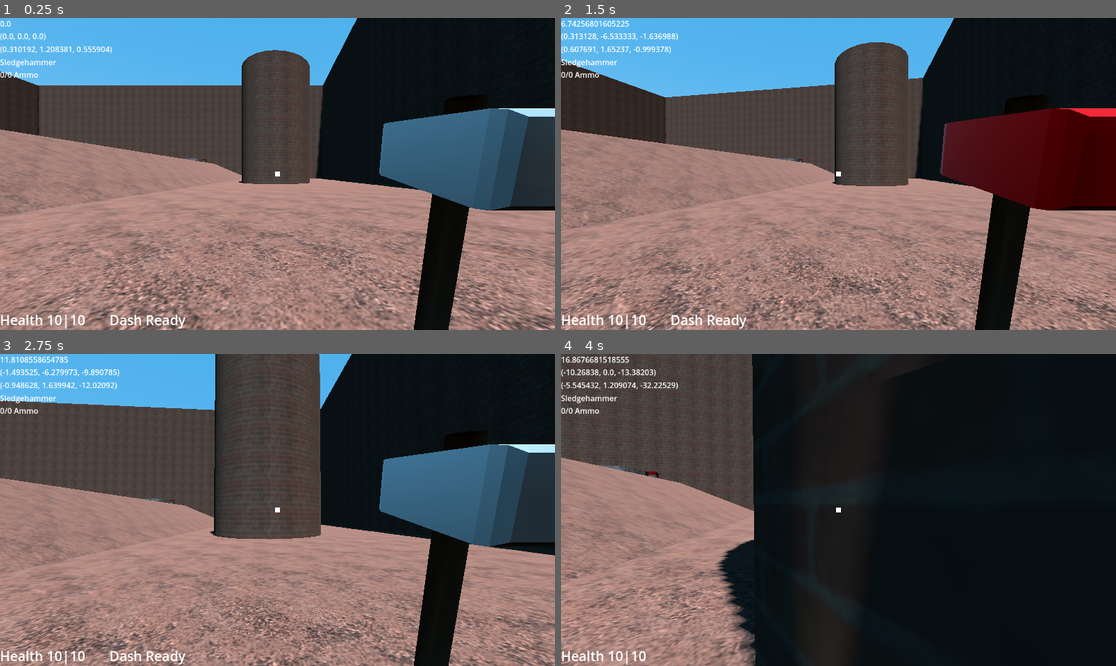
Above: before the commit, frames 1-4 (two rows, left to right).
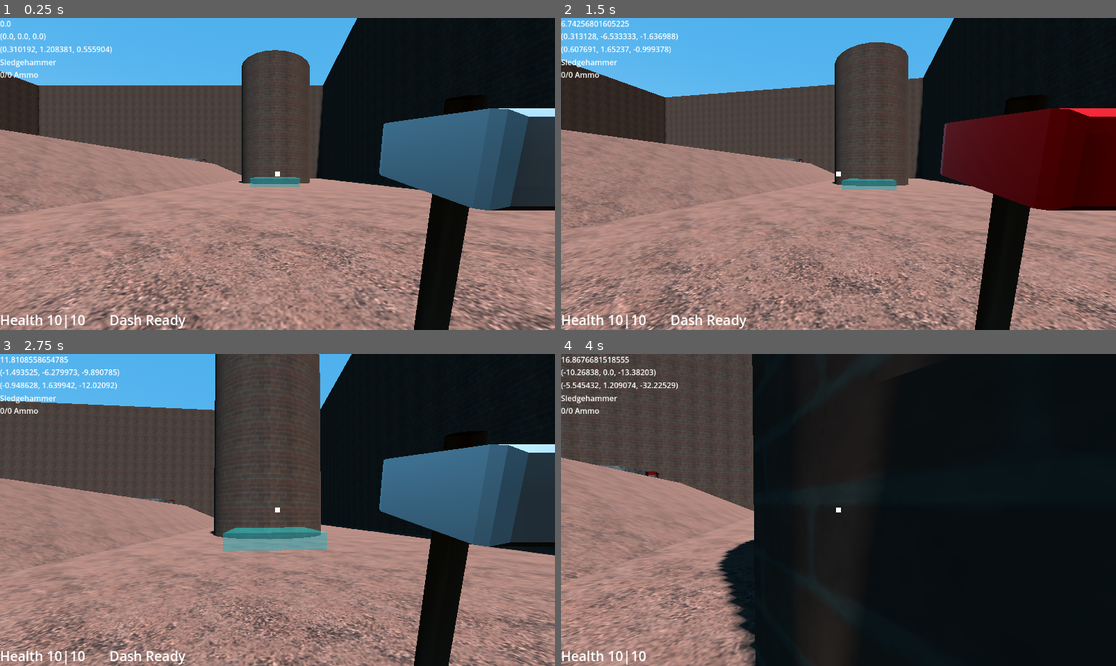
Above: after the commit, the same moments.

Repository: Wlopez2002/FPSGame
Game: Godot game, scene res://Levels/TestMain.tscn
Two runs of this game, one before a commit and one after it. Both use one fixed random seed, a clock stepped at 60 frames per second and the inputs below. Sound files missing from this copy of the repository are replaced by a short silence.
Inputs (mouse positions are in pixels of both pictures, inside the frame that each line leads up to):
- Up to frame 1 (0.25 s): no input
- Up to frame 2 (1.5 s): tap Enter at 0.5 s; move the mouse to (866, 174) at 0.52 s; hold Space (MoveJump) 0.53-1.28 s; hold W (MoveForward) from 0.53 s (still down); move the mouse to (810, 174) at 1.27 s; click (810, 174) at 1.35 s
- Up to frame 3 (2.75 s): keep holding W (MoveForward); tap Space (MoveJump) at 1.52, 1.55, 1.82, 2.3 s; move the mouse to (288, 503) at 2.02 s; hold Ctrl (MoveCrouch) from 2.03 s (still down)
- Up to frame 4 (4 s): keep holding W (MoveForward); move the mouse to (832, 516) at 2.77 s; release Ctrl (MoveCrouch) at 2.78 s; tap Shift (MoveDash) at 2.85 s; tap Space (MoveJump) at 3.02, 3.05, 3.32 s; move the mouse to (877, 513) at 3.52 s; hold Space (MoveJump) from 3.53 s (still down)

The runs differ from the first frame. In frame 1, 0.3% of the frame differs, in the area x 45-55%, y 51-55%; in frame 2, 0.3%; in frame 3, 1.3%, in the area x 40-59%, y 55-64%; in frame 4, nothing differs.

Commit message:
worked on swiming

Diff:
--- a/Levels/TestMain.tscn
+++ b/Levels/TestMain.tscn
@@ -46,6 +46,17 @@
 transparency = 1
 albedo_color = Color(0, 0, 1, 0.5019608)
 
+[sub_resource type="BoxShape3D" id="BoxShape3D_xfrt1"]
+size = Vector3(6, 1, 6)
+
+[sub_resource type="StandardMaterial3D" id="StandardMaterial3D_tlhpo"]
+transparency = 1
+albedo_color = Color(0, 1, 1, 0.43529412)
+
+[sub_resource type="BoxMesh" id="BoxMesh_f4ln3"]
+material = SubResource("StandardMaterial3D_tlhpo")
+size = Vector3(6, 1, 6)
+
 [sub_resource type="StandardMaterial3D" id="StandardMaterial3D_aurg5"]
 albedo_texture = ExtResource("6_pru73")
 metallic = 1.0
@@ -55,17 +66,6 @@
 uv1_world_triplanar = true
 stencil_flags = 2
 
-[sub_resource type="BoxShape3D" id="BoxShape3D_xfrt1"]
-size = Vector3(6, 1, 6)
-
-[sub_resource type="StandardMaterial3D" id="StandardMaterial3D_tlhpo"]
-transparency = 1
-albedo_color = Color(0, 1, 1, 0.43529412)
-
-[sub_resource type="BoxMesh" id="BoxMesh_f4ln3"]
-material = SubResource("StandardMaterial3D_tlhpo")
-size = Vector3(6, 1, 6)
-
 [sub_resource type="BoxShape3D" id="BoxShape3D_nvuov"]
 size = Vector3(6.703186, 8.758728, 1)
 
@@ -206,6 +206,16 @@
 sides = 24
 material = SubResource("StandardMaterial3D_f4ln3")
 
+[node name="ForcePushArea" parent="Stage/WaterTower" unique_id=1504271704 instance=ExtResource("7_5yodq")]
+transform = Transform3D(0.9999998, 0, 0, 0, 0.9999998, 0, 0, 0, 1, 0, -8.542331, 8.867851)
+acceleration = Vector3(0, 3, 0)
+
+[node name="CollisionShape3D" type="CollisionShape3D" parent="Stage/WaterTower/ForcePushArea" unique_id=1635582768]
+shape = SubResource("BoxShape3D_xfrt1")
+
+[node name="MeshInstance3D" type="MeshInstance3D" parent="Stage/WaterTower/ForcePushArea" unique_id=994337488]
+mesh = SubResource("BoxMesh_f4ln3")
+
 [node name="building" type="Node3D" parent="Stage" unique_id=704143688]
 transform = Transform3D(1, 0, 0, 0, 1, 0, 0, 0, 1, 0, -0.5, 0)
 
@@ -288,7 +298,7 @@
 size = Vector3(11.473145, 0.18, 58.679)
 material = SubResource("StandardMaterial3D_aurg5")
 
-[node name="ForcePushArea" parent="Stage/catwalk2" unique_id=1504271704 instance=ExtResource("7_5yodq")]
+[node name="ForcePushArea" parent="Stage/catwalk2" unique_id=2034395081 instance=ExtResource("7_5yodq")]
 transform = Transform3D(0.9999998, 0, 0, 0, 0.9999998, 0, 0, 0, 1, 0, -13.291829, -32.426865)
 acceleration = Vector3(0, 3, 0)
 
@@ -401,7 +411,6 @@
 
 [node name="Player" parent="." unique_id=420592935 instance=ExtResource("8_e47tw")]
 transform = Transform3D(1, 0, 0, 0, 1, 0, 0, 0, 1, 0.310192, 1.1725054, 0.55590415)
-maxDoubleJumps = null
 
 [node name="DirectionalLight3D" type="DirectionalLight3D" parent="." unique_id=1368498724]
 transform = Transform3D(0.7410077, -0.6679749, 0.06868401, 0.078202605, 0.18743415, 0.9791592, -0.6669274, -0.72019315, 0.19112751, -26.08015, 103.100296, 59.58174)
--- a/Player/Player.tscn
+++ b/Player/Player.tscn
@@ -14,19 +14,24 @@
 [ext_resource type="AudioStream" uid="uid://c3qlj3yaf2gs7" path="res://Resources/Sounds/MovementSounds/Run loop short.wav" id="10_v0k0e"]
 [ext_resource type="AudioStream" uid="uid://8cj1xhojt87b" path="res://Resources/Sounds/MovementSounds/slide.wav" id="11_v0k0e"]
 [ext_resource type="AudioStream" uid="uid://c3x1n3yfalxma" path="res://Resources/Sounds/MovementSounds/646661__sounddesignforyou__landing-on-the-ground-1.wav" id="13_p7tob"]
+[ext_resource type="AudioStream" uid="uid://hx6mmic35poj" path="res://Resources/Sounds/MovementSounds/enterWater.wav" id="15_7v5gs"]
+[ext_resource type="AudioStream" uid="uid://biaj50dy7vgw1" path="res://Resources/Sounds/MovementSounds/exitWater.wav" id="16_8sa4y"]
 
 [sub_resource type="CapsuleShape3D" id="CapsuleShape3D_kpjcp"]
 
 [sub_resource type="CapsuleMesh" id="CapsuleMesh_3qydi"]
 
 [sub_resource type="CapsuleShape3D" id="CapsuleShape3D_dm7nj"]
+height = 1.0
+
+[sub_resource type="CapsuleShape3D" id="CapsuleShape3D_7v5gs"]
+height = 1.0
 
 [node name="Player" type="CharacterBody3D" unique_id=420592935 groups=["Persistent", "Player"]]
 collision_layer = 2
 floor_constant_speed = true
 platform_floor_layers = 4294967040
 script = ExtResource("1_3qydi")
-maxDoubleJumps = null
 
 [node name="Head" type="Node3D" parent="." unique_id=915858772]
 transform = Transform3D(1, 0, 0, 0, 1, 0, 0, 0, 1, 0, 0.5, 0)
@@ -118,12 +123,27 @@
 volume_db = -2.0
 max_db = -2.0
 
+[node name="EnterWaterPlayer" type="AudioStreamPlayer3D" parent="PlayerSounds" unique_id=1087064785]
+stream = ExtResource("15_7v5gs")
+
+[node name="ExitWaterPlayer" type="AudioStreamPlayer3D" parent="PlayerSounds" unique_id=1966960264]
+stream = ExtResource("16_8sa4y")
+
 [node name="WaterDetector" type="Area3D" parent="." unique_id=2121344860]
 collision_layer = 0
 collision_mask = 128
 
 [node name="Body" type="CollisionShape3D" parent="WaterDetector" unique_id=1185548944]
+transform = Transform3D(1, 0, 0, 0, 1, 0, 0, 0, 1, 0, -0.5, 0)
 shape = SubResource("CapsuleShape3D_dm7nj")
+
+[node name="WaterDetectorHead" type="Area3D" parent="." unique_id=1323944322]
+transform = Transform3D(1, 0, 0, 0, 1, 0, 0, 0, 1, 0, 0.5, 0)
+collision_layer = 0
+collision_mask = 128
+
+[node name="Body" type="CollisionShape3D" parent="WaterDetectorHead" unique_id=2011252837]
+shape = SubResource("CapsuleShape3D_7v5gs")
 
 [connection signal="timeout" from="Head/Weapons/switchTimer" to="Head/Weapons" method="_on_switch_timer_timeout"]
 [connection signal="killed" from="EntityComponent" to="." method="_on_entity_component_killed"]
@@ -133,3 +153,5 @@
 [connection signal="timeout" from="DashTimer" to="." method="_on_dash_timer_timeout"]
 [connection signal="timeout" from="DashGraceTimer" to="." method="_on_dash_grace_timer_timeout"]
 [connection signal="finished" from="PlayerSounds/StartMovePlayer" to="PlayerSounds" method="_on_start_move_player_finished"]
+[connection signal="area_entered" from="WaterDetectorHead" to="PlayerUI" method="_on_water_detector_head_area_entered"]
+[connection signal="area_exited" from="WaterDetectorHead" to="PlayerUI" method="_on_water_detector_head_area_exited"]
--- a/Player/PlayerMovement.gd
+++ b/Player/PlayerMovement.gd
@@ -33,6 +33,7 @@
 var dashGrace = 0.5;
 var canDash = true;
 var dashing = false; ## controls friction if on floor.
+var isInWater = false;
 
 var naturalVelocity = Vector3.ZERO;
 var floorVelocity = Vector3.ZERO
@@ -50,7 +51,7 @@
 	if !movementEnabled: ## anything past is controlled by movementEnabled
 		return;
 	if event.is_action_pressed("MoveJump"):
-		if is_on_floor():
+		if is_on_floor() or isInWater:
 			_applyForce(Vector3(0,jumpImpulse,0))
 		#else:
 			#if doubleJumps > 0:
@@ -84,8 +85,10 @@
 			bodyCol.shape.height = 2.0;
 
 	if waterDetector.get_overlapping_areas():
+		isInWater = true;
 		_updateVelocityWater(delta)
 	else:
+		isInWater = false;
 		_updateVelocity(delta)
 
 	if is_on_floor():
@@ -129,6 +132,7 @@
 	wishDir.y = (headNodeBasis * Vector3(input_dir.x, 0, input_dir.y)).normalized().y;
 
 	naturalVelocity = _applyFriction(naturalVelocity, delta)
+	naturalVelocity.y -= gravity * delta
 	_accelerate(wishDir, MAXGROUNDSPEED, delta);
 
 	## if the player is on a moving platform we need to add it's velocity
--- a/Player/PlayerSounds.gd
+++ b/Player/PlayerSounds.gd
@@ -6,10 +6,14 @@
 @onready var loopMovePlayer = $loopMovePlayer;
 @onready var slideMovePlayer = $slideMovePlayer;
 @onready var hitGroundPlayer = $hitGroundPlayer;
+@onready var enterWaterPlayer = $EnterWaterPlayer;
+@onready var exitWaterPlayer = $ExitWaterPlayer;
 
 var playerMoving = false;
 var wasStill = true;
 var wasInAir = false;
+var waterChange = false;
+var waterLast = false;
 var playerMovingGrace = 0.1;
 
 # Called every frame. 'delta' is the elapsed time since the previous frame.
@@ -26,10 +30,24 @@
 	if !playerBody.is_on_floor():
 		wasInAir = true;
 
+	if playerBody.isInWater != waterLast:
+		waterChange = true;
+
 	_handleAudio();
 
+	waterLast = playerBody.isInWater
+
 func _handleAudio():
-	if playerBody.is_on_floor():
+	if waterChange:
+		waterChange = false;
+		if playerBody.isInWater:
+			if !enterWaterPlayer.playing and !exitWaterPlayer.playing:
+				enterWaterPlayer.play();
+		else:
+			if !enterWaterPlayer.playing and !exitWaterPlayer.playing:
+				exitWaterPlayer.play();
+
+	if playerBody.is_on_floor() and !playerBody.isInWater:
 		if wasInAir:
 			wasInAir = false;
 			if !hitGroundPlayer.playing:
--- a/UI/PlayerUi.gd
+++ b/UI/PlayerUi.gd
@@ -5,10 +5,12 @@
 @onready var heldWeaponLabel = $VBoxContainer/HeldWeaponLabel;
 @onready var playerHealth = $HBoxContainer/HealthLabel;
 @onready var canDashLabel = $HBoxContainer/CanDashLabel;
-@onready var playerKilledColor = $ColorRect;
+@onready var playerKilledColor = $DeadRect;
+@onready var swimingRect = $SwimingRect;
+
 
 @export var playerWeapons: PlayerWeapon;
-@export var playerCharBody: CharacterBody3D;
+@export var playerCharBody: PlayerBody;
 @export var playerEntity: EntityComponent;
 
 func _process(_delta: float) -> void:
@@ -28,4 +30,11 @@
 		canDashLabel.text = "";
 
 func _playerKilled():
+	swimingRect.visible = false;
 	playerKilledColor.visible = true;
+
+
+func _on_water_detector_head_area_entered(area: Area3D) -> void:
+	swimingRect.visible = true;
+func _on_water_detector_head_area_exited(area: Area3D) -> void:
+	swimingRect.visible = false;
--- a/UI/PlayerUi.tscn
+++ b/UI/PlayerUi.tscn
@@ -5,7 +5,16 @@
 [node name="PlayerUI" type="CanvasLayer" unique_id=1012757358]
 script = ExtResource("1_necun")
 
-[node name="ColorRect" type="ColorRect" parent="." unique_id=215345469]
+[node name="SwimingRect" type="ColorRect" parent="." unique_id=774178085]
+visible = false
+anchors_preset = 15
+anchor_right = 1.0
+anchor_bottom = 1.0
+grow_horizontal = 2
+grow_vertical = 2
+color = Color(0.004850617, 0.1837889, 0.815035, 0.3019608)
+
+[node name="DeadRect" type="ColorRect" parent="." unique_id=215345469]
 visible = false
 anchors_preset = 15
 anchor_right = 1.0
Not shown, added: Resources/Sounds/MovementSounds/enterWater.wav.import
Not shown, added: Resources/Sounds/MovementSounds/exitWater.wav.import
Not shown, added: Resources/Sounds/MovementSounds/enterWater.wav
Not shown, added: Resources/Sounds/MovementSounds/exitWater.wav
